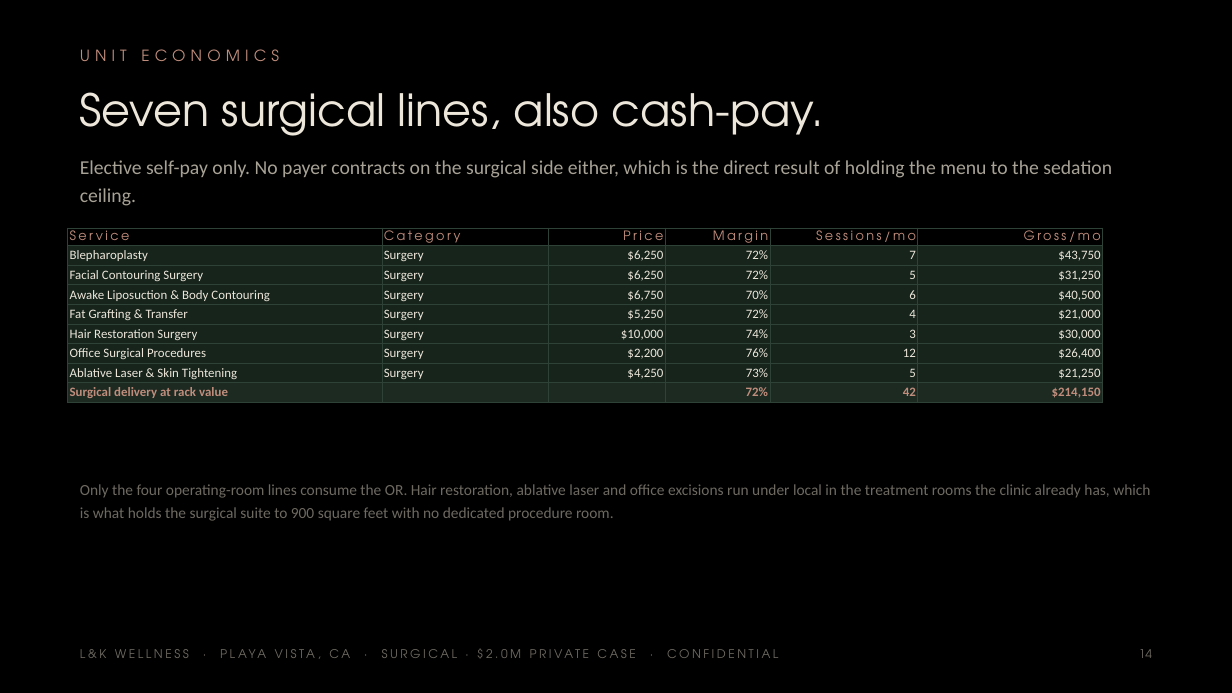
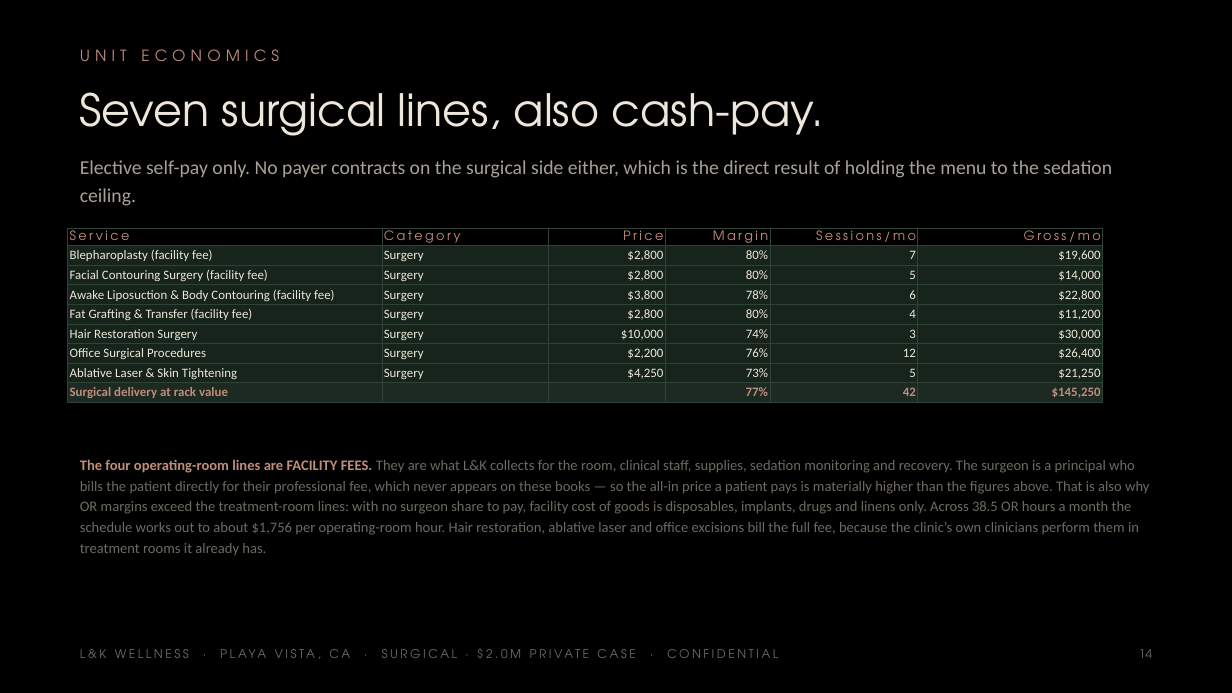
Before and after one commit to apexalpha811/2mil_surgical, a slide deck: slide 14 of 2.0mil_surgical.pptx. Drawn at 1232x693 pixels with LibreOffice and Linux fonts; fonts in the diff are those of the drawing. Boxes give left, top, right and bottom in pixels: in the first picture for what was removed or moved away, otherwise in the second. Text is boxed around its words. In the diff, an @@ line names an element or a change of style, - is before the commit and + after.

```diff
--- a/2.0mil_surgical.pptx
+++ b/2.0mil_surgical.pptx
@@ table at bbox=[68, 228, 1103, 402] @@
-row 2: Blepharoplasty | Surgery | $6,250 | 72% | 7 | $43,750
+row 2: Blepharoplasty (facility fee) | Surgery | $2,800 | 80% | 7 | $19,600
-row 3: Facial Contouring Surgery | Surgery | $6,250 | 72% | 5 | $31,250
+row 3: Facial Contouring Surgery (facility fee) | Surgery | $2,800 | 80% | 5 | $14,000
-row 4: Awake Liposuction & Body Contouring | Surgery | $6,750 | 70% | 6 | $40,500
+row 4: Awake Liposuction & Body Contouring (facility fee) | Surgery | $3,800 | 78% | 6 | $22,800
-row 5: Fat Grafting & Transfer | Surgery | $5,250 | 72% | 4 | $21,000
+row 5: Fat Grafting & Transfer (facility fee) | Surgery | $2,800 | 80% | 4 | $11,200
-row 9, column 4: 72%
+row 9, column 4: 77%
-row 9, column 6: $214,150
+row 9, column 6: $145,250
@@ text at bbox=[80, 459, 1149, 555]: text changed; size 9 to 8.5 pt @@
-Only the four operating-room lines consume the OR. Hair restoration, ablative laser and office excisions run under local in the treatment rooms the clinic already has, which is what holds the surgical suite to 900 square feet with no dedicated procedure room.
+The four operating-room lines are FACILITY FEES. They are what L&K collects for the room, clinical staff, supplies, sedation monitoring and recovery. The surgeon is a principal who bills the patient directly for their professional fee, which never appears on these books — so the all-in price a patient pays is materially higher than the figures above. That is also why OR margins exceed the treatment-room lines: with no surgeon share to pay, facility cost of goods is disposables, implants, drugs and linens only. Across 38.5 OR hours a month the schedule works out to about $1,756 per operating-room hour. Hair restoration, ablative laser and office excisions bill the full fee, because the clinic’s own clinicians perform them in treatment rooms it already has.
```
Also in this commit, not shown: 14 other slides changed, 5 other files.
